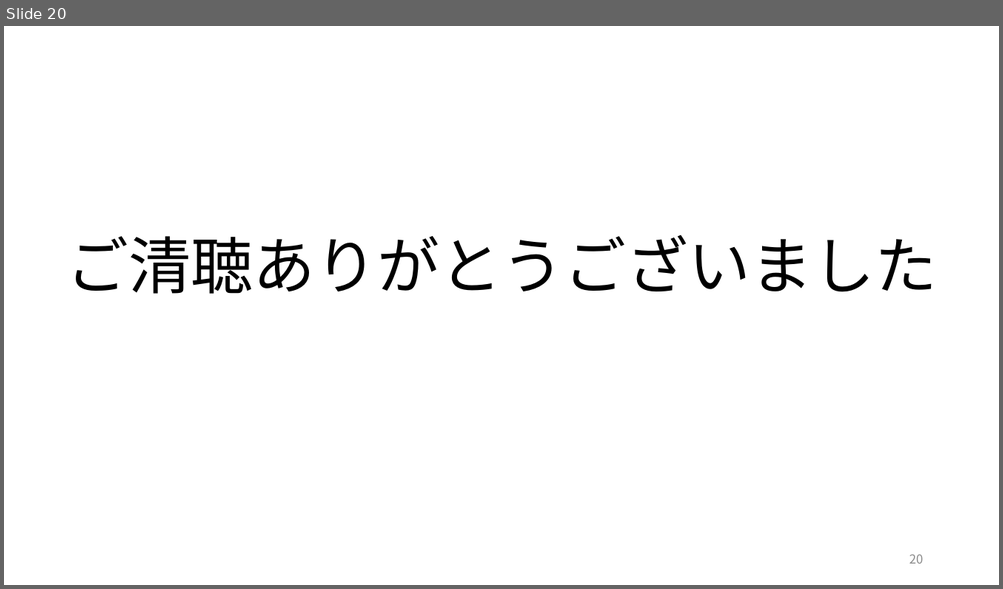
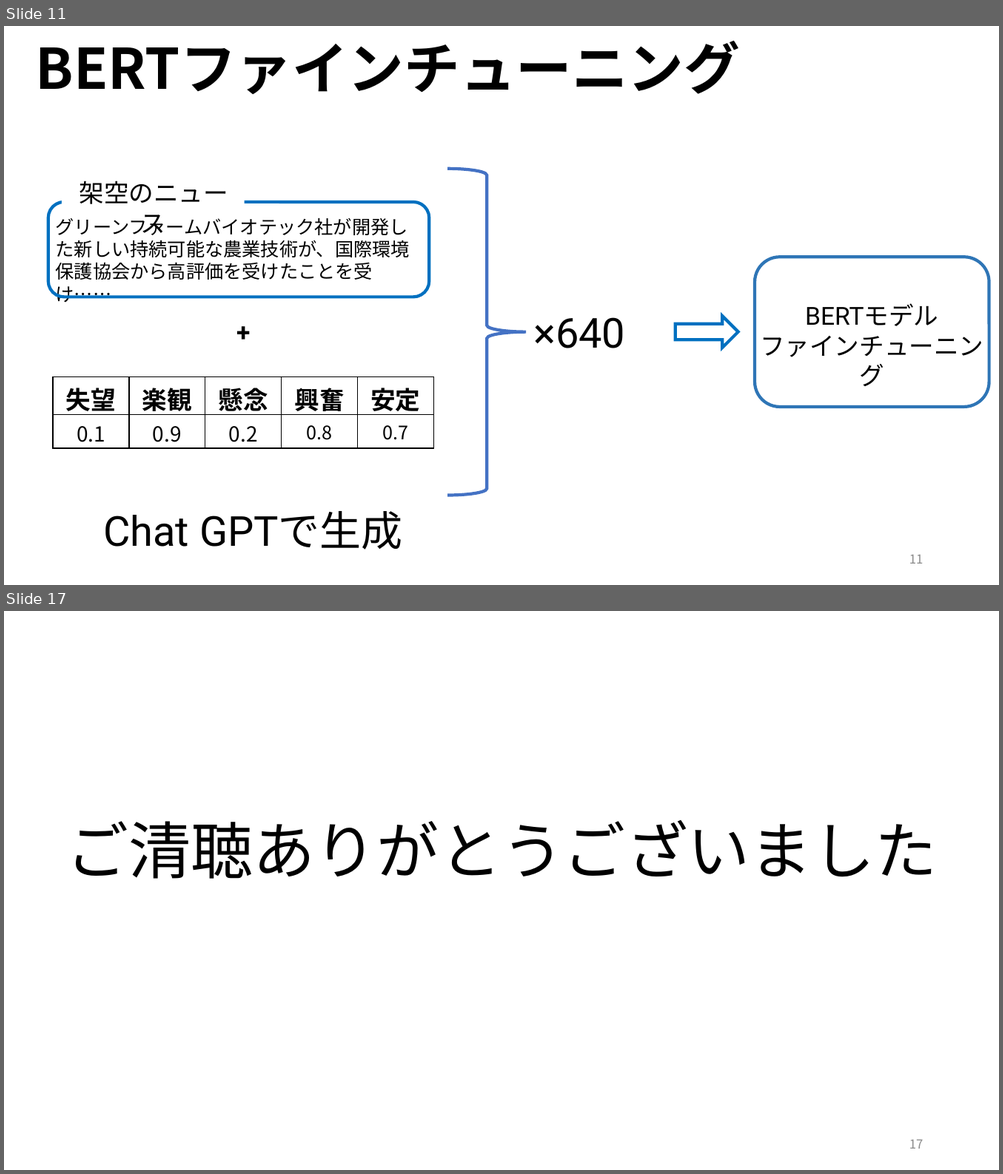
Before and after one commit to ryoww/PBL_stock, a slide deck: 最終報告.pptx. Shown one above the other, each under a label of ours: slide 20 before the commit, slides 11 and 17 after it; the slides between them are not shown. The pictures are 1003x589 and 1003x1174 pixels, drawn with LibreOffice and Linux fonts; fonts in the diff are those of the drawing. Boxes give left, top, right and bottom in pixels: in the first picture for what was removed or moved away, otherwise in the second. Text is boxed around its words. In the diff, an @@ line names an element or a change of style, - is before the commit and + after.

```diff
--- a/最終報告.pptx
+++ b/最終報告.pptx
@@ slide 11 added at (4,26,999,585), background #FFFFFF @@
@@ text added at (36,41,740,94), 54 pt, text #000000, bold @@
+BERTファインチューニング
@@ text added at (79,181,228,235), 24 pt, text #000000 @@
+架空のニュース
@@ right brace added at (447,169,526,495), outline #4472C4 3 pt @@
@@ rounded rectangle added at (48,202,429,297), outline #0070C0 3 pt @@
@@ text added at (56,215,410,280), 18 pt, text #000000 @@
+グリーンファームバイオテック社が開発した新しい持続可能な農業技術が、国際環境保護協会から高評価を受けたことを受け……
@@ rounded rectangle added at (754,258,989,407), outline #2E75B6 3 pt @@
@@ text added at (54,313,434,351), 24 pt, text #000000, bold @@
++
@@ text added at (760,304,983,358), 24 pt, text #000000 @@
+BERTモデル
+ファインチューニング
@@ text added at (533,318,625,349), 40 pt, text #000000 @@
+×640
@@ right arrow added at (675,316,738,349), outline #0070C0 3 pt @@
@@ table added at (54,377,434,449), 2 rows, 5 columns @@
+失望 | 楽観 | 懸念 | 興奮 | 安定
+0.1 | 0.9 | 0.2 | 0.8 | 0.7
@@ text added at (103,511,403,550), 40 pt, text #000000 @@
+Chat GPTで生成
@@ page number added at (909,555,923,564), 12 pt, text #8C8C8C @@
+11
@@ what was slide 20 is now slide 17 @@
@@ page number at (909,1140,923,1149): text changed @@
-20
+17
```
Also in this commit, not shown: 12 slides changed, 5 other slides added, 1 slide removed, 1 other file.
